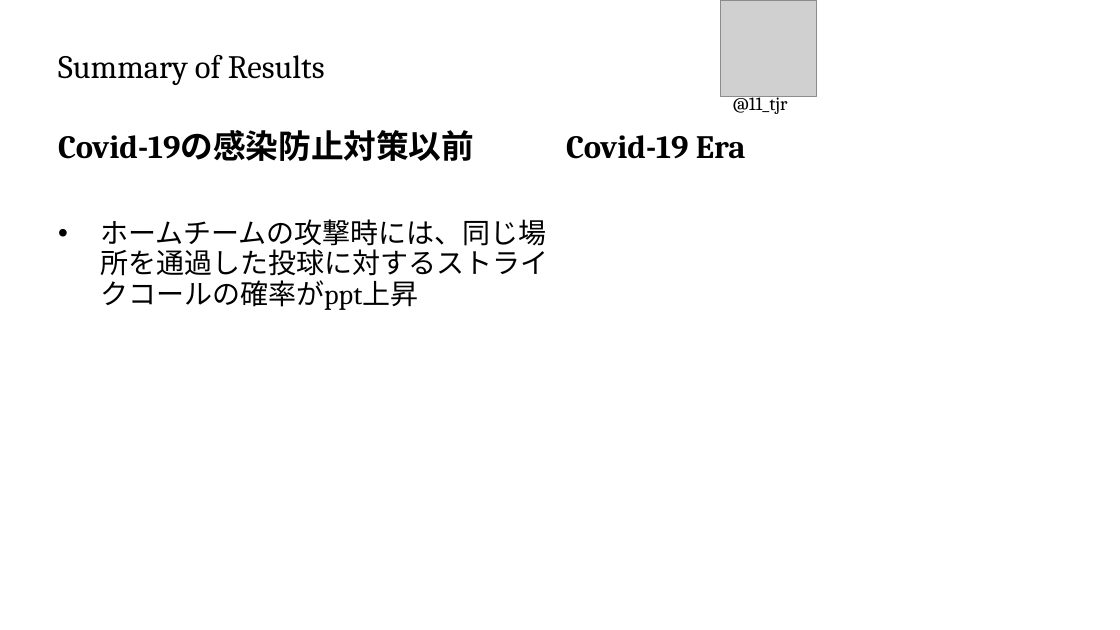
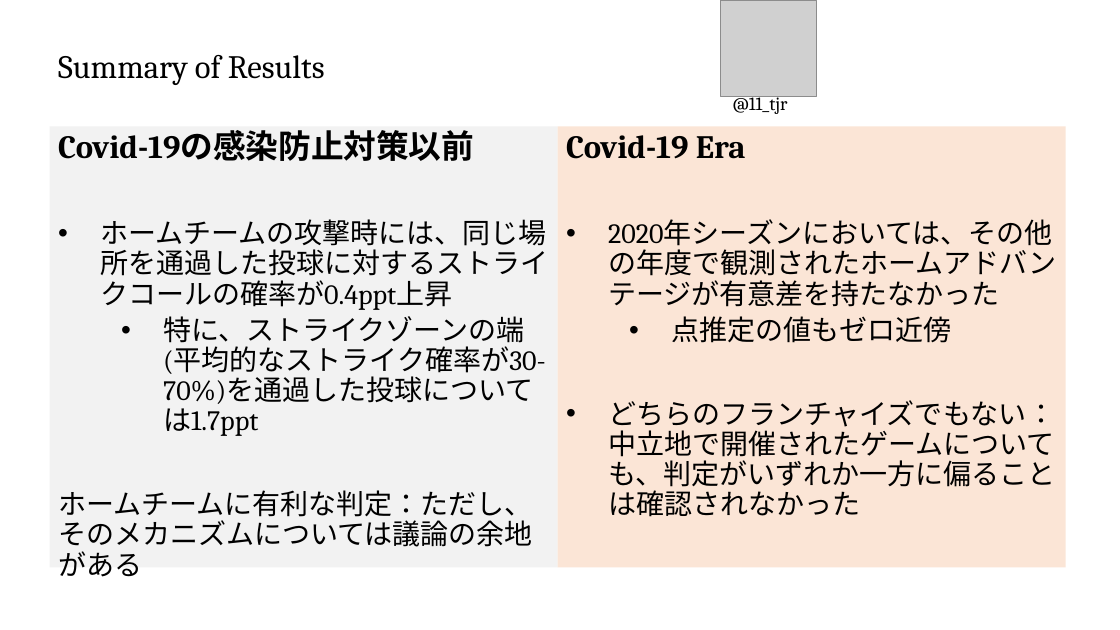
Before and after one commit to T-Reio/ballgame_analysis, a slide deck: slide 9 of slides/spoana13.pptx. Drawn at 1120x630 pixels with LibreOffice and Linux fonts; fonts in the diff are those of the drawing; grey boxes stand for pictures; background and template pictures are left out. Boxes give left, top, right and bottom in pixels: in the first picture for what was removed or moved away, otherwise in the second. Text is boxed around its words. In the diff, an @@ line names an element or a change of style, - is before the commit and + after.

```diff
--- a/slides/spoana13.pptx
+++ b/slides/spoana13.pptx
@@ text "Covid-19の感染防止対策以前": place and size @@
-text "Covid-19の感染防止対策以前" at [58, 130, 548, 310]
+text "Covid-19の感染防止対策以前" at [50, 127, 558, 568]
@@ text "Covid-19の感染防止対策以前" at [50, 127, 558, 568]: fill none to #F2F2F2 @@
@@ rectangle "Covid-19 Era": place and size @@
-rectangle "Covid-19 Era" at [566, 135, 746, 159]
+rectangle "Covid-19 Era" at [558, 127, 1066, 568]
@@ rectangle "Covid-19 Era" at [558, 127, 1066, 568]: fill none to #FBE5D6 @@
@@ text at [58, 219, 548, 577]: text changed @@
-• ホームチームの攻撃時には、同じ場所を通過した投球に対するストライクコールの確率がppt上昇
+• ホームチームの攻撃時には、同じ場所を通過した投球に対するストライクコールの確率が0.4ppt上昇
+  • 特に、ストライクゾーンの端(平均的なストライク確率が30-70%)を通過した投球については1.7ppt
+ホームチームに有利な判定：ただし、そのメカニズムについては議論の余地がある
@@ text in rectangle at [608, 219, 1057, 517]: paragraphs added @@
+• 2020年シーズンにおいては、その他の年度で観測されたホームアドバンテージが有意差を持たなかった
+  • 点推定の値もゼロ近傍
+• どちらのフランチャイズでもない：中立地で開催されたゲームについても、判定がいずれか一方に偏ることは確認されなかった
```
Also in this commit, not shown: 6 other slides changed, 1 slide removed, 1 other file.
